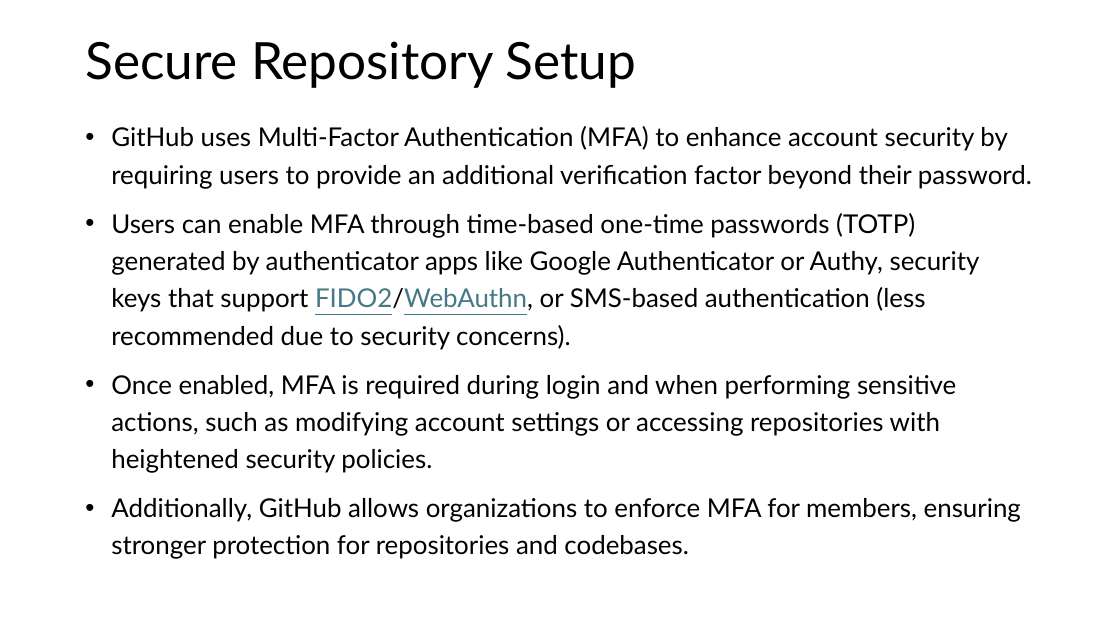
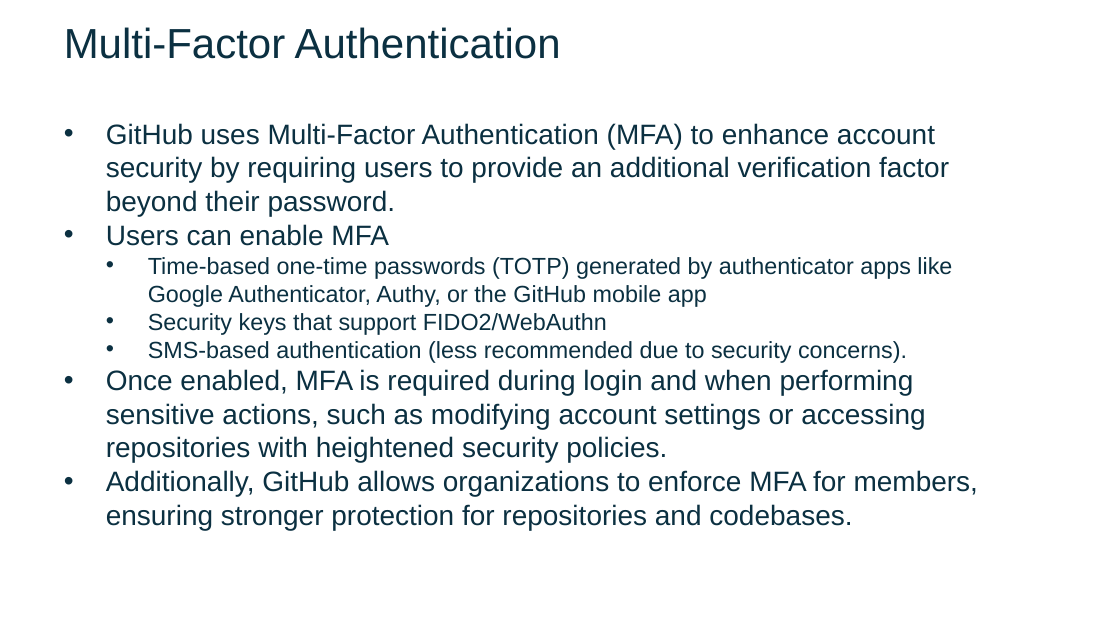
Before and after one commit to FSCJ-FacultyDev/SWC-Columbus-2025, a slide deck: slide 5 of Slides-Day1.pptx (slide 6 before the commit). Drawn at 1120x630 pixels with LibreOffice and Linux fonts; fonts in the diff are those of the drawing; background and template pictures are left out. Boxes give left, top, right and bottom in pixels: in the first picture for what was removed or moved away, otherwise in the second. Text is boxed around its words. In the diff, an @@ line names an element or a change of style, - is before the commit and + after.

```diff
--- a/Slides-Day1.pptx
+++ b/Slides-Day1.pptx
@@ text added at box(64, 27, 561, 59), 36 pt, text #0B3041 @@
+Multi-Factor Authentication
@@ title removed at box(85, 41, 636, 88) @@
-Secure Repository Setup
@@ text at box(106, 123, 978, 530): size 22.2 to 24 pt, font Lato to Arial, text colour #000000 to #0B3041 in "GitHub uses Multi-Factor Authentication (MFA) to enhance ...", "Once enabled, MFA is required during login ...", "Additionally, GitHub allows organizations to enforce MFA ..."; indent changed; line spacing 1.2 to 1; less space between paragraphs @@
@@ text at box(106, 224, 952, 363): text changed; size 22.2 to 20 pt; font Lato to Arial; text colour #000000 to #0B3041 @@
-• Users can enable MFA through time-based one-time passwords (TOTP) generated by authenticator apps like Google Authenticator or Authy, security keys that support FIDO2/WebAuthn, or SMS-based authentication (less recommended due to security concerns).
+• Users can enable MFA
+  • Time-based one-time passwords (TOTP) generated by authenticator apps like Google Authenticator, Authy, or the GitHub mobile app
+  • Security keys that support FIDO2/WebAuthn
+  • SMS-based authentication (less recommended due to security concerns).
```
Also in this commit, not shown: 25 other slides changed, 9 slides added, 6 slides removed, 6 other files.
